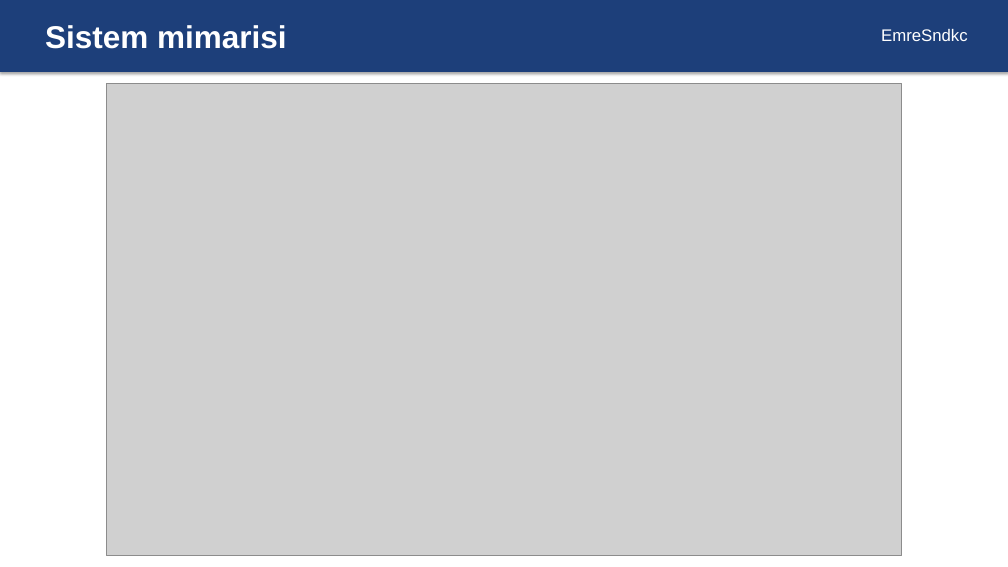
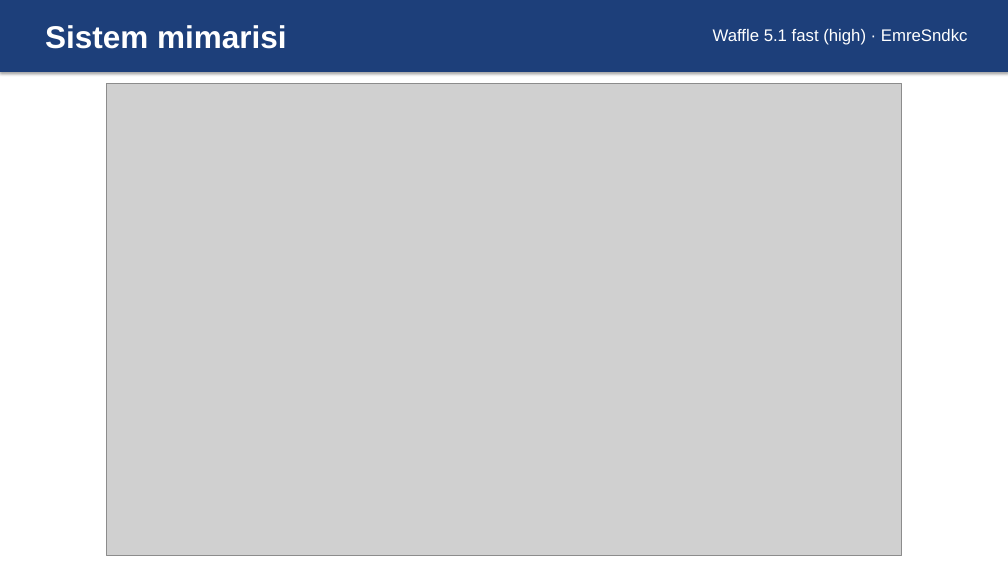
Before and after one commit to EmreSndkc/waffle_v5.1, a slide deck: slide 2 of docs/slides/CSE321_Waffle_5.1_Slides.pptx (slide 3 before the commit). Drawn at 1008x567 pixels with LibreOffice and Linux fonts; fonts in the diff are those of the drawing; grey boxes stand for pictures. Boxes give left, top, right and bottom in pixels: in the first picture for what was removed or moved away, otherwise in the second. Text is boxed around its words. In the diff, an @@ line names an element or a change of style, - is before the commit and + after.

```diff
--- a/docs/slides/CSE321_Waffle_5.1_Slides.pptx
+++ b/docs/slides/CSE321_Waffle_5.1_Slides.pptx
@@ text at (713, 29, 968, 45): text changed @@
-EmreSndkc
+Waffle 5.1 fast (high) · EmreSndkc
```
Also in this commit, not shown: 5 other slides changed, 1 slide removed, 1 other file.
